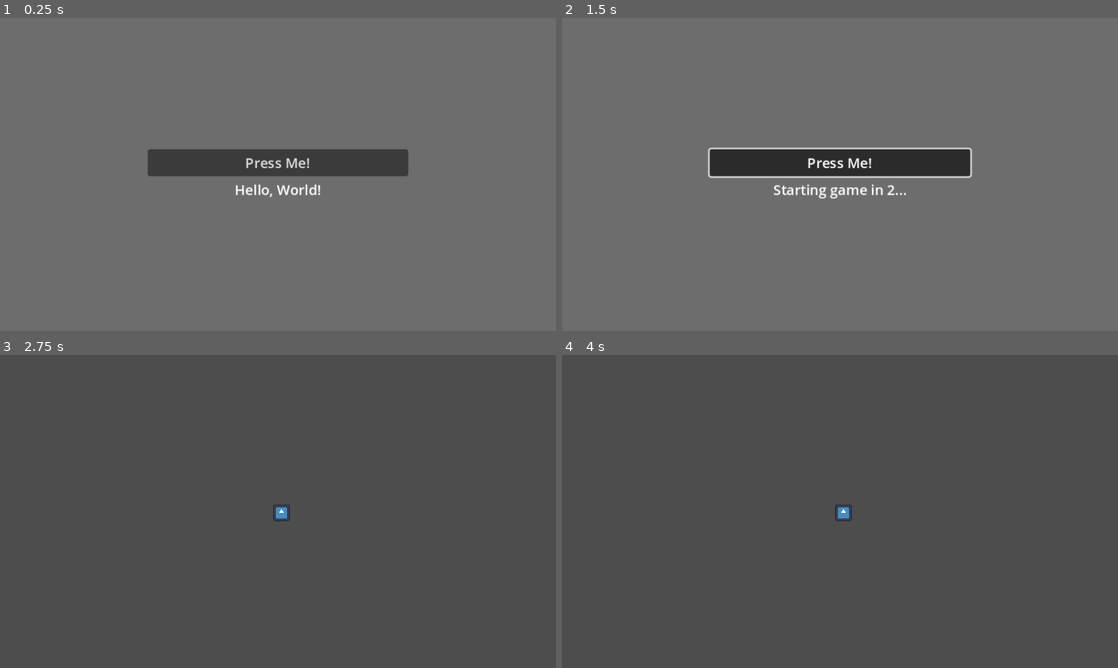
Above: before the commit, frames 1-4 (two rows, left to right).
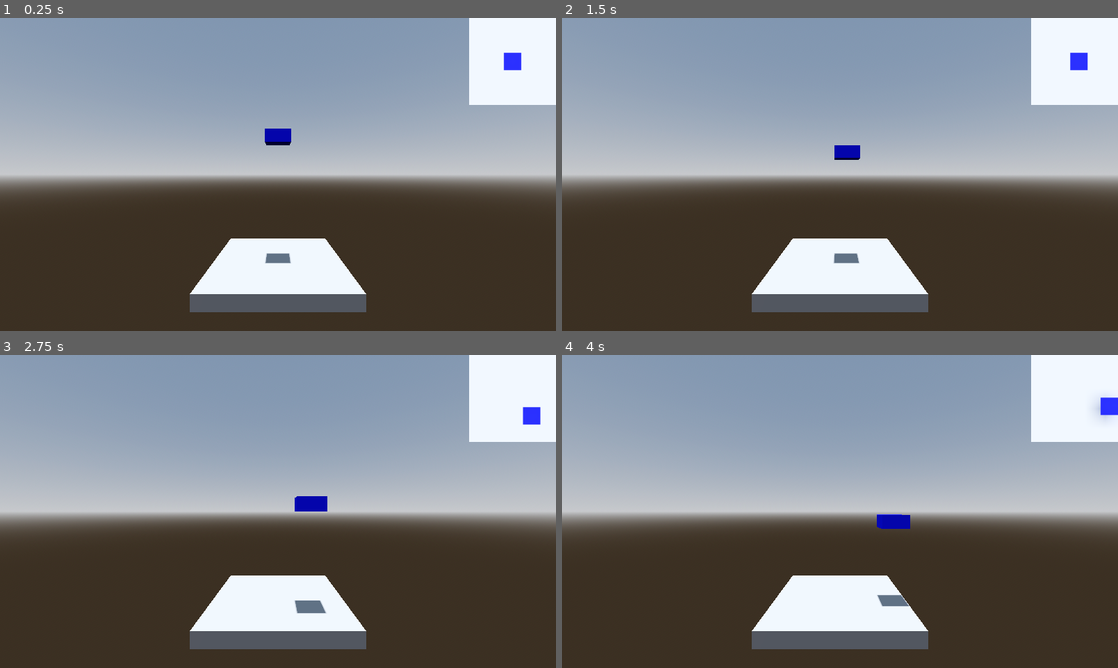
Above: after the commit, the same moments.

Repository: chybby/gmtkjam2024
Game: Godot game, scene res://scenes/main/main.tscn
Same seed, same stepped clock (60 frames per second), same inputs: the game is played once before the commit and once after it. Before the commit the project starts from res://scenes/ui/main_menu/main_menu.tscn. The engine's default icon, where the game draws it, is replaced by a stand-in: a white triangle on a blue panel in a dark square.
Inputs (mouse positions are in pixels of both pictures, inside the frame that each line leads up to):
- Up to frame 1 (0.25 s): no input
- Up to frame 2 (1.5 s): click (840, 161) at 0.5 s, where only the run before the commit has a clickable "Press Me!"; move the mouse to (962, 158) at 1.27 s; hold Right (block_move_right, bound only after the commit) from 1.28 s (still down); hold Shift (sprint) from 1.28 s (still down); click (962, 158) at 1.42 s
- Up to frame 3 (2.75 s): tap Space (jump) at 1.52, 2.27 s; move the mouse to (166, 527) at 2.02 s; release Right (block_move_right, bound only after the commit) at 2.03 s; release Shift (sprint) at 2.03 s; hold Down (block_move_down, bound only after the commit) from 2.03 s (still down); tap Shift (sprint) at 2.1 s
- Up to frame 4 (4 s): move the mouse to (895, 442) at 2.77 s; release Down (block_move_down, bound only after the commit) at 2.78 s; hold Right (block_move_right, bound only after the commit) 2.78-3.53 s; hold Shift (sprint) 2.78-3.53 s; move the mouse to (812, 574) at 3.52 s; hold Up (block_move_up, bound only after the commit) from 3.53 s (still down); tap Shift (sprint) at 3.6 s; click (812, 574) at 3.67 s; tap Space (jump) at 3.77 s

The runs differ from the first frame. In frame 1, 98% of the frame differs, in the area x 0-100%, y 0-100%; in frame 2, 98%; in frame 3, 95%; in frame 4, 96%.
Error before the commit: Cannot call method 'create_timer' on a null value. (res://scenes/ui/main_menu/main_menu.gd:17)

Commit message:
Blocks falling

Diff:
--- a/project.godot
+++ b/project.godot
@@ -12,7 +12,7 @@
 
 config/name="GMTK Jam 2024"
 config/tags=PackedStringArray("gmtkjam")
-run/main_scene="res://scenes/ui/main_menu/main_menu.tscn"
+run/main_scene="res://scenes/main/main.tscn"
 config/features=PackedStringArray("4.3", "Forward Plus")
 config/icon="res://assets/icon.svg"
 
@@ -83,11 +83,33 @@
 "events": [Object(InputEventKey,"resource_local_to_scene":false,"resource_name":"","device":-1,"window_id":0,"alt_press …(191 unchanged characters)…
 ]
 }
+block_move_up={
+"deadzone": 0.5,
+"events": [Object(InputEventKey,"resource_local_to_scene":false,"resource_name":"","device":-1,"window_id":0,"alt_pressed":false,"shift_pressed":false,"ctrl_pressed":false,"meta_pressed":false,"pressed":false,"keycode":0,"physical_keycode":4194320,"key_label":0,"unicode":0,"location":0,"echo":false,"script":null)
+]
+}
+block_move_left={
+"deadzone": 0.5,
+"events": [Object(InputEventKey,"resource_local_to_scene":false,"resource_name":"","device":-1,"window_id":0,"alt_pressed":false,"shift_pressed":false,"ctrl_pressed":false,"meta_pressed":false,"pressed":false,"keycode":0,"physical_keycode":4194319,"key_label":0,"unicode":0,"location":0,"echo":false,"script":null)
+]
+}
+block_move_right={
+"deadzone": 0.5,
+"events": [Object(InputEventKey,"resource_local_to_scene":false,"resource_name":"","device":-1,"window_id":0,"alt_pressed":false,"shift_pressed":false,"ctrl_pressed":false,"meta_pressed":false,"pressed":false,"keycode":0,"physical_keycode":4194321,"key_label":0,"unicode":0,"location":0,"echo":false,"script":null)
+]
+}
+block_move_down={
+"deadzone": 0.5,
+"events": [Object(InputEventKey,"resource_local_to_scene":false,"resource_name":"","device":-1,"window_id":0,"alt_pressed":false,"shift_pressed":false,"ctrl_pressed":false,"meta_pressed":false,"pressed":false,"keycode":0,"physical_keycode":4194322,"key_label":0,"unicode":0,"location":0,"echo":false,"script":null)
+]
+}
 
 [layer_names]
 
 2d_physics/layer_1="Terrain"
+3d_physics/layer_1="blocks"
 2d_physics/layer_2="Player"
+3d_physics/layer_2="walls"
 2d_physics/layer_3="Enemy"
 
 [physics]
--- /dev/null
+++ b/scenes/game_objects/block/block.gd
@@ -0,0 +1,55 @@
+extends RigidBody3D
+class_name Block
+
+const COLOURS = [Color.RED, Color.GREEN, Color.BLUE]
+const USE_PHYSICS = true
+
+signal settled
+
+@export var horizontal_speed := 3.0
+@export var falling_speed := 1.0
+
+@onready var mesh: MeshInstance3D = $MeshInstance3D
+@onready var collision_shape_3d: CollisionShape3D = $CollisionShape3D
+
+var input_vector := Vector2()
+var falling := true
+
+func world_height() -> float:
+    var shape = collision_shape_3d.shape as BoxShape3D
+    return global_position.y + shape.size[1]/2
+
+func _input(event: InputEvent) -> void:
+    if falling:
+        input_vector = Input.get_vector("block_move_left", "block_move_right", "block_move_up", "block_move_down")
+        linear_velocity.x = input_vector.x * horizontal_speed
+        linear_velocity.z = input_vector.y * horizontal_speed
+
+func _ready() -> void:
+    linear_velocity.y = -falling_speed
+    var material = mesh.material_override as StandardMaterial3D
+    material.albedo_color = COLOURS.pick_random()
+
+func _physics_process(delta: float) -> void:
+    if USE_PHYSICS:
+        if position.y < -1.0:
+            queue_free()
+
+    if falling and linear_velocity.y > -falling_speed / 2:
+        print('settled')
+        falling = false
+        input_vector = Vector2.ZERO
+        freeze = true
+        settled.emit()
+
+func _on_body_entered(body: CollisionObject3D) -> void:
+    print(body)
+    if body.get_collision_layer_value(1) and falling:
+        print('settled')
+        falling = false
+        input_vector = Vector2.ZERO
+        gravity_scale = 1
+        physics_material_override.friction = 1
+        lock_rotation = false
+        set_collision_mask_value(2, false)
+        settled.emit()
--- /dev/null
+++ b/scenes/game_objects/block/block.tscn
@@ -0,0 +1,36 @@
+[gd_scene load_steps=6 format=3 uid="uid://bgpfi56qnhwke"]
+
+[ext_resource type="Script" path="res://scenes/game_objects/block/block.gd" id="1_gyfoh"]
+
+[sub_resource type="PhysicsMaterial" id="PhysicsMaterial_2qkdf"]
+resource_local_to_scene = true
+friction = 0.0
+
+[sub_resource type="BoxShape3D" id="BoxShape3D_u2gge"]
+size = Vector3(2, 1, 2)
+
+[sub_resource type="StandardMaterial3D" id="StandardMaterial3D_x5o42"]
+resource_local_to_scene = true
+
+[sub_resource type="BoxMesh" id="BoxMesh_tptgo"]
+size = Vector3(2, 1, 2)
+
+[node name="Block" type="RigidBody3D"]
+collision_mask = 3
+mass = 1000.0
+physics_material_override = SubResource("PhysicsMaterial_2qkdf")
+gravity_scale = 0.0
+lock_rotation = true
+contact_monitor = true
+max_contacts_reported = 100
+linear_damp_mode = 1
+script = ExtResource("1_gyfoh")
+
+[node name="CollisionShape3D" type="CollisionShape3D" parent="."]
+shape = SubResource("BoxShape3D_u2gge")
+
+[node name="MeshInstance3D" type="MeshInstance3D" parent="."]
+material_override = SubResource("StandardMaterial3D_x5o42")
+mesh = SubResource("BoxMesh_tptgo")
+
+[connection signal="body_entered" from="." to="." method="_on_body_entered"]
--- /dev/null
+++ b/scenes/game_objects/world/world.gd
@@ -0,0 +1,21 @@
+extends Node3D
+
+@export var block_scene: PackedScene
+
+var current_block: Block = null
+var tower_height := 0.0
+
+func _ready() -> void:
+    spawn_block()
+
+func spawn_block() -> void:
+    current_block = block_scene.instantiate() as Block
+    add_child(current_block)
+    current_block.position.y = tower_height + 10.0
+    current_block.settled.connect(_on_block_settled)
+
+func _on_block_settled() -> void:
+    tower_height = max(tower_height, current_block.world_height())
+    print(tower_height)
+    current_block.settled.disconnect(_on_block_settled)
+    spawn_block()
--- /dev/null
+++ b/scenes/game_objects/world/world.tscn
@@ -0,0 +1,54 @@
+[gd_scene load_steps=9 format=3 uid="uid://nhikx0701dde"]
+
+[ext_resource type="Script" path="res://scenes/game_objects/world/world.gd" id="1_1gpr2"]
+[ext_resource type="PackedScene" uid="uid://bgpfi56qnhwke" path="res://scenes/game_objects/block/block.tscn" id="2_5e020"]
+
+[sub_resource type="BoxShape3D" id="BoxShape3D_763f1"]
+size = Vector3(10, 1, 10)
+
+[sub_resource type="BoxMesh" id="BoxMesh_kedp3"]
+size = Vector3(10, 1, 10)
+
+[sub_resource type="WorldBoundaryShape3D" id="WorldBoundaryShape3D_yq2r8"]
+plane = Plane(1, 0, 0, 0)
+
+[sub_resource type="WorldBoundaryShape3D" id="WorldBoundaryShape3D_elevo"]
+plane = Plane(-1, 0, 0, 0)
+
+[sub_resource type="WorldBoundaryShape3D" id="WorldBoundaryShape3D_mra5s"]
+plane = Plane(0, 0, -1, 0)
+
+[sub_resource type="WorldBoundaryShape3D" id="WorldBoundaryShape3D_jaark"]
+plane = Plane(0, 0, 1, 0)
+
+[node name="World" type="Node3D"]
+script = ExtResource("1_1gpr2")
+block_scene = ExtResource("2_5e020")
+
+[node name="Floor" type="StaticBody3D" parent="."]
+transform = Transform3D(1, 0, 0, 0, 1, 0, 0, 0, 1, 0, -0.5, 0)
+
+[node name="CollisionShape3D" type="CollisionShape3D" parent="Floor"]
+shape = SubResource("BoxShape3D_763f1")
+
+[node name="MeshInstance3D" type="MeshInstance3D" parent="Floor"]
+mesh = SubResource("BoxMesh_kedp3")
+
+[node name="Wall" type="StaticBody3D" parent="."]
+collision_layer = 2
+
+[node name="CollisionShape3D" type="CollisionShape3D" parent="Wall"]
+transform = Transform3D(1, 0, 0, 0, 1, 0, 0, 0, 1, -5, 0, 0)
+shape = SubResource("WorldBoundaryShape3D_yq2r8")
+
+[node name="CollisionShape3D2" type="CollisionShape3D" parent="Wall"]
+transform = Transform3D(1, 0, 0, 0, 1, 0, 0, 0, 1, 5, 0, 0)
+shape = SubResource("WorldBoundaryShape3D_elevo")
+
+[node name="CollisionShape3D3" type="CollisionShape3D" parent="Wall"]
+transform = Transform3D(1, 0, 0, 0, 1, 0, 0, 0, 1, 0, 0, 5)
+shape = SubResource("WorldBoundaryShape3D_mra5s")
+
+[node name="CollisionShape3D4" type="CollisionShape3D" parent="Wall"]
+transform = Transform3D(1, 0, 0, 0, 1, 0, 0, 0, 1, 0, 0, -5)
+shape = SubResource("WorldBoundaryShape3D_jaark")
--- a/scenes/main/main.gd
+++ b/scenes/main/main.gd
@@ -1 +1 @@
-extends Node2D
+extends Node3D
--- a/scenes/main/main.tscn
+++ b/scenes/main/main.tscn
@@ -1,10 +1,53 @@
-[gd_scene load_steps=3 format=3 uid="uid://ef5dqqevmxcn"]
+[gd_scene load_steps=6 format=3 uid="uid://ef5dqqevmxcn"]
 
 [ext_resource type="Script" path="res://scenes/main/main.gd" id="1_jcq7f"]
-[ext_resource type="PackedScene" uid="uid://cwav8ma78d78y" path="res://scenes/game_objects/player/player.tscn" id="1_rrmv2"]
+[ext_resource type="PackedScene" uid="uid://nhikx0701dde" path="res://scenes/game_objects/world/world.tscn" id="2_o8oy4"]
 
-[node name="Main" type="Node2D"]
+[sub_resource type="ProceduralSkyMaterial" id="ProceduralSkyMaterial_ti5on"]
+sky_horizon_color = Color(0.64625, 0.65575, 0.67075, 1)
+ground_horizon_color = Color(0.64625, 0.65575, 0.67075, 1)
+
+[sub_resource type="Sky" id="Sky_s2apd"]
+sky_material = SubResource("ProceduralSkyMaterial_ti5on")
+
+[sub_resource type="Environment" id="Environment_6ylbt"]
+background_mode = 2
+sky = SubResource("Sky_s2apd")
+tonemap_mode = 2
+glow_enabled = true
+
+[node name="Main" type="Node3D"]
 script = ExtResource("1_jcq7f")
 
-[node name="Player" parent="." instance=ExtResource("1_rrmv2")]
-position = Vector2(324, 181)
+[node name="World" parent="." instance=ExtResource("2_o8oy4")]
+
+[node name="Camera3D" type="Camera3D" parent="."]
+transform = Transform3D(1, 0, 0, 0, 1, 0, 0, 0, 1, 0, 6.77033, 16.5332)
+current = true
+
+[node name="DirectionalLight3D" type="DirectionalLight3D" parent="."]
+transform = Transform3D(0.999999, 0, 0, 0, -4.37114e-08, 1, 0, -1, -4.37114e-08, 0, 10, 0)
+shadow_enabled = true
+
+[node name="WorldEnvironment" type="WorldEnvironment" parent="."]
+environment = SubResource("Environment_6ylbt")
+
+[node name="CanvasLayer" type="CanvasLayer" parent="."]
+
+[node name="SubViewportContainer" type="SubViewportContainer" parent="CanvasLayer"]
+anchors_preset = 1
+anchor_left = 1.0
+anchor_right = 1.0
+offset_left = -100.0
+offset_bottom = 100.0
+grow_horizontal = 0
+stretch = true
+
+[node name="SubViewport" type="SubViewport" parent="CanvasLayer/SubViewportContainer"]
+size = Vector2i(100, 100)
+
+[node name="TopDownCamera3D" type="Camera3D" parent="CanvasLayer/SubViewportContainer/SubViewport"]
+transform = Transform3D(1, 0, 0, 0, -4.37114e-08, 1, 0, -1, -4.37114e-08, 0, 1000, 0)
+projection = 1
+current = true
+size = 10.0
--- a/scenes/ui/main_menu/main_menu.gd
+++ b/scenes/ui/main_menu/main_menu.gd
@@ -11,10 +11,10 @@
 
 
 func on_button_pressed() -> void:
-    label.text = STARTING_GAME_TEXT % 3
-    await get_tree().create_timer(0.5).timeout
-    label.text = STARTING_GAME_TEXT % 2
-    await get_tree().create_timer(0.5).timeout
-    label.text = STARTING_GAME_TEXT % 1
-    await get_tree().create_timer(0.5).timeout
+    #label.text = STARTING_GAME_TEXT % 3
+    #await get_tree().create_timer(0.5).timeout
+    #label.text = STARTING_GAME_TEXT % 2
+    #await get_tree().create_timer(0.5).timeout
+    #label.text = STARTING_GAME_TEXT % 1
+    #await get_tree().create_timer(0.5).timeout
     get_tree().change_scene_to_file("res://scenes/main/main.tscn")
